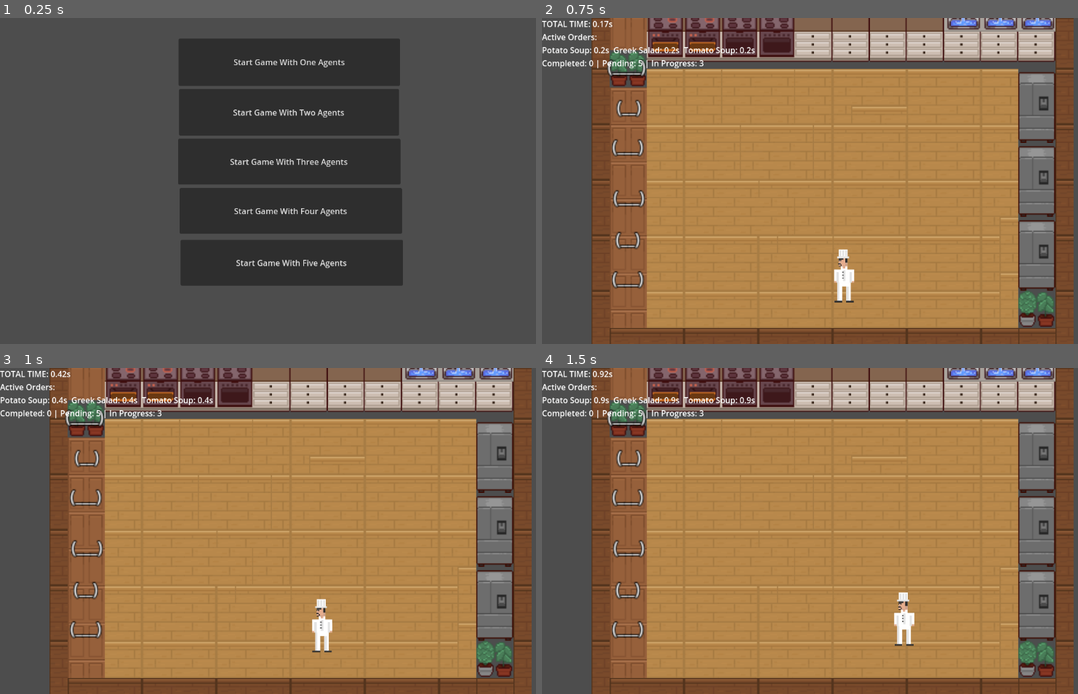
Above: before the commit, frames 1-4 (two rows, left to right).
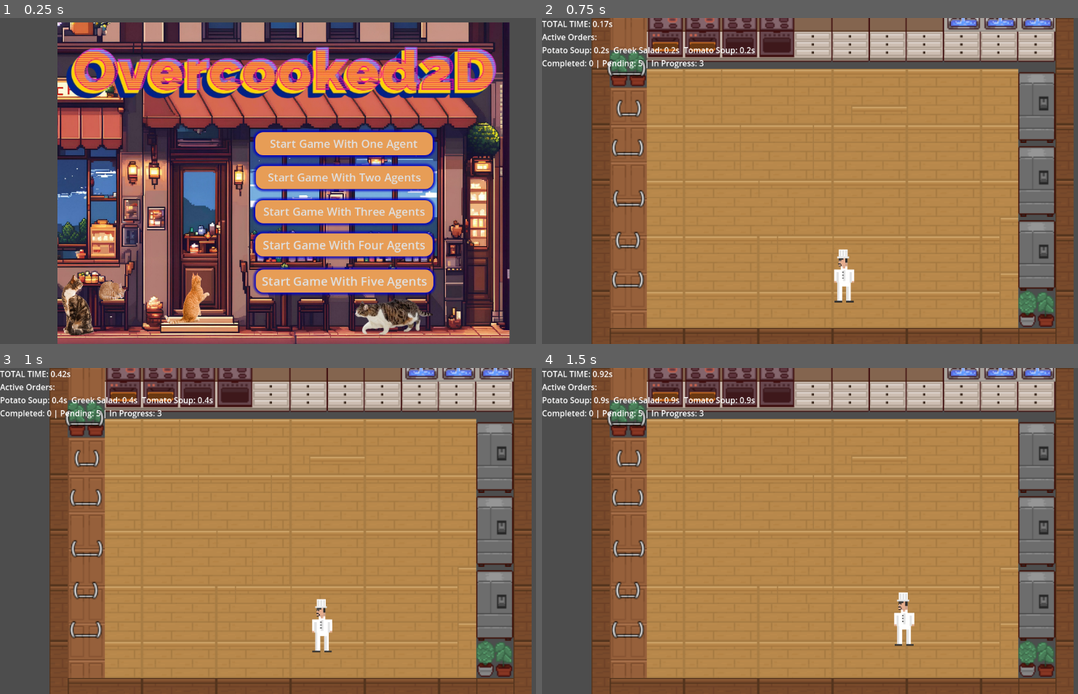
Above: after the commit, the same moments.

Repository: LazImane/OverCooked2D
Game: Godot game, scene res://scenes/MainMenu.tscn
Two runs of this game, one before a commit and one after it. Both use one fixed random seed, a clock stepped at 60 frames per second and the inputs below.
Inputs:
- Up to frame 1 (0.25 s): no input
- Up to frame 2 (0.75 s): click "Start Game With One Agents" (after the commit: "Start Game With One Agent") at 0.5 s
- Up to frame 3 (1 s): no input
- Up to frame 4 (1.5 s): no input

The runs differ from the first frame. In frame 1, 78% of the frame differs, in the area x 10-96%, y 1-100%; in frame 2, nothing differs; in frame 3, nothing differs; in frame 4, nothing differs.

Commit message:
main menu art/visuals

Diff:
--- a/scenes/MainMenu.tscn
+++ b/scenes/MainMenu.tscn
@@ -1,9 +1,56 @@
-[gd_scene load_steps=2 format=3 uid="uid://ccixiwch6dobo"]
+[gd_scene load_steps=10 format=3 uid="uid://ccixiwch6dobo"]
 
 [ext_resource type="Script" uid="uid://bpofgdary6o0" path="res://scripts/main_menu.gd" id="1_yqorp"]
+[ext_resource type="Texture2D" uid="uid://bnerbkw16bgiq" path="res://assets/mainMenu/wmremove-transformed.jpeg" id="2_0ykhv"]
+[ext_resource type="Texture2D" uid="uid://dspq21dbd0wlg" path="res://assets/mainMenu/Overcooked2D-06-12-2025-removebg-preview.png" id="3_2wh52"]
+[ext_resource type="Texture2D" uid="uid://cbrv1mcrqiqo4" path="res://assets/mainMenu/istockphoto-1079800720-612x612-removebg-preview.png" id="4_ucygd"]
+[ext_resource type="Texture2D" uid="uid://bl3gf4iyxvof6" path="res://assets/mainMenu/1000_F_228273832_cqKu51YTKmyDQxdwwoEnGaUTFrstr06K-removebg-preview.png" id="5_mipys"]
+[ext_resource type="Texture2D" uid="uid://bk8pruhy6b6cx" path="res://assets/mainMenu/ginger-cat-sits-back-raised-600nw-2255675491-removebg-preview.png" id="6_8a8k8"]
+[ext_resource type="Texture2D" uid="uid://bc6766vvbcm0r" path="res://assets/mainMenu/large-overweight-tabby-white-cat-260nw-1829211953-removebg-preview.png" id="7_7la6k"]
+
+[sub_resource type="FontVariation" id="FontVariation_2wh52"]
+
+[sub_resource type="StyleBoxFlat" id="StyleBoxFlat_2wh52"]
+bg_color = Color(0.90588236, 0.6156863, 0.3372549, 1)
+corner_radius_top_left = 16
+corner_radius_top_right = 16
+corner_radius_bottom_right = 16
+corner_radius_bottom_left = 16
+shadow_color = Color(3.465414e-06, 0, 0.76362056, 0.9843137)
+shadow_size = 7
 
 [node name="MainMenu" type="Node2D"]
 script = ExtResource("1_yqorp")
+
+[node name="Sprite2D" type="Sprite2D" parent="."]
+position = Vector2(562, 346)
+scale = Vector2(0.34621328, 0.34387758)
+texture = ExtResource("2_0ykhv")
+
+[node name="Sprite2D2" type="Sprite2D" parent="."]
+position = Vector2(552, 112)
+scale = Vector2(0.9277344, 0.9)
+texture = ExtResource("3_2wh52")
+
+[node name="Sprite2D3" type="Sprite2D" parent="."]
+position = Vector2(223.00002, 544)
+scale = Vector2(0.10825162, 0.19914213)
+texture = ExtResource("4_ucygd")
+
+[node name="Sprite2D4" type="Sprite2D" parent="."]
+position = Vector2(158, 563.00006)
+scale = Vector2(0.22079244, 0.26950568)
+texture = ExtResource("5_mipys")
+
+[node name="Sprite2D5" type="Sprite2D" parent="."]
+position = Vector2(374.00003, 556)
+scale = Vector2(0.20901555, 0.2628017)
+texture = ExtResource("6_8a8k8")
+
+[node name="Sprite2D6" type="Sprite2D" parent="."]
+position = Vector2(782.5605, 604.94806)
+scale = Vector2(0.61763847, 0.5353432)
+texture = ExtResource("7_7la6k")
 
 [node name="Button_Manager" type="Control" parent="."]
 layout_mode = 3
@@ -13,46 +60,57 @@
 
 [node name="One Agent" type="Button" parent="Button_Manager"]
 layout_mode = 0
-offset_left = 354.0
-offset_top = 41.0
-offset_right = 793.0
-offset_bottom = 135.0
-text = "Start Game With One Agents"
+offset_left = 506.0
+offset_top = 227.0
+offset_right = 858.0
+offset_bottom = 273.0
+theme_override_fonts/font = SubResource("FontVariation_2wh52")
+theme_override_font_sizes/font_size = 22
+theme_override_styles/normal = SubResource("StyleBoxFlat_2wh52")
+text = "Start Game With One Agent"
 
-[node name="Two Agents" type="Button" parent="Button_Manager"]
+[node name="One Agent2" type="Button" parent="Button_Manager"]
 layout_mode = 0
-offset_left = 355.0
-offset_top = 141.0
-offset_right = 791.0
-offset_bottom = 234.0
+offset_left = 507.0
+offset_top = 294.0
+offset_right = 859.0
+offset_bottom = 340.0
+theme_override_font_sizes/font_size = 22
+theme_override_styles/normal = SubResource("StyleBoxFlat_2wh52")
 text = "Start Game With Two Agents"
 
-[node name="Three Agents" type="Button" parent="Button_Manager"]
+[node name="One Agent3" type="Button" parent="Button_Manager"]
 layout_mode = 0
-offset_left = 353.0
-offset_top = 240.0
-offset_right = 794.0
-offset_bottom = 331.0
+offset_left = 506.0
+offset_top = 362.0
+offset_right = 858.0
+offset_bottom = 408.0
+theme_override_font_sizes/font_size = 22
+theme_override_styles/normal = SubResource("StyleBoxFlat_2wh52")
 text = "Start Game With Three Agents"
 
-[node name="Four Agents" type="Button" parent="Button_Manager"]
+[node name="One Agent4" type="Button" parent="Button_Manager"]
 layout_mode = 0
-offset_left = 356.0
-offset_top = 338.0
-offset_right = 797.0
-offset_bottom = 429.0
+offset_left = 506.0
+offset_top = 428.0
+offset_right = 858.0
+offset_bottom = 474.0
+theme_override_font_sizes/font_size = 23
+theme_override_styles/normal = SubResource("StyleBoxFlat_2wh52")
 text = "Start Game With Four Agents"
 
-[node name="Five Agents" type="Button" parent="Button_Manager"]
+[node name="One Agent5" type="Button" parent="Button_Manager"]
 layout_mode = 0
-offset_left = 358.0
-offset_top = 441.0
-offset_right = 799.0
-offset_bottom = 532.0
+offset_left = 507.0
+offset_top = 500.0
+offset_right = 859.0
+offset_bottom = 546.0
+theme_override_font_sizes/font_size = 24
+theme_override_styles/normal = SubResource("StyleBoxFlat_2wh52")
 text = "Start Game With Five Agents"
 
 [connection signal="pressed" from="Button_Manager/One Agent" to="." method="_on_one_agent_pressed"]
-[connection signal="pressed" from="Button_Manager/Two Agents" to="." method="_on_two_agents_pressed"]
-[connection signal="pressed" from="Button_Manager/Three Agents" to="." method="_on_three_agents_pressed"]
-[connection signal="pressed" from="Button_Manager/Four Agents" to="." method="_on_four_agents_pressed"]
-[connection signal="pressed" from="Button_Manager/Five Agents" to="." method="_on_five_agents_pressed"]
+[connection signal="pressed" from="Button_Manager/One Agent2" to="." method="_on_two_agents_pressed"]
+[connection signal="pressed" from="Button_Manager/One Agent3" to="." method="_on_three_agents_pressed"]
+[connection signal="pressed" from="Button_Manager/One Agent4" to="." method="_on_four_agents_pressed"]
+[connection signal="pressed" from="Button_Manager/One Agent5" to="." method="_on_five_agents_pressed"]
Binary file added: assets/mainMenu/1000_F_228273832_cqKu51YTKmyDQxdwwoEnGaUTFrstr06K-removebg-preview.png
Not shown, added: assets/mainMenu/1000_F_228273832_cqKu51YTKmyDQxdwwoEnGaUTFrstr06K-removebg-preview.png.import
Binary file added: assets/mainMenu/Overcooked2D-06-12-2025-removebg-preview.png
Not shown, added: assets/mainMenu/Overcooked2D-06-12-2025-removebg-preview.png.import
Binary file added: assets/mainMenu/ginger-cat-sits-back-raised-600nw-2255675491-removebg-preview.png
Not shown, added: assets/mainMenu/ginger-cat-sits-back-raised-600nw-2255675491-removebg-preview.png.import
Binary file added: assets/mainMenu/istockphoto-1079800720-612x612-removebg-preview.png
Not shown, added: assets/mainMenu/istockphoto-1079800720-612x612-removebg-preview.png.import
Binary file added: assets/mainMenu/large-overweight-tabby-white-cat-260nw-1829211953-removebg-preview.png
Not shown, added: assets/mainMenu/large-overweight-tabby-white-cat-260nw-1829211953-removebg-preview.png.import
Binary file added: assets/mainMenu/wmremove-transformed.jpeg
Not shown, added: assets/mainMenu/wmremove-transformed.jpeg.import
(and 2 more such lines)
